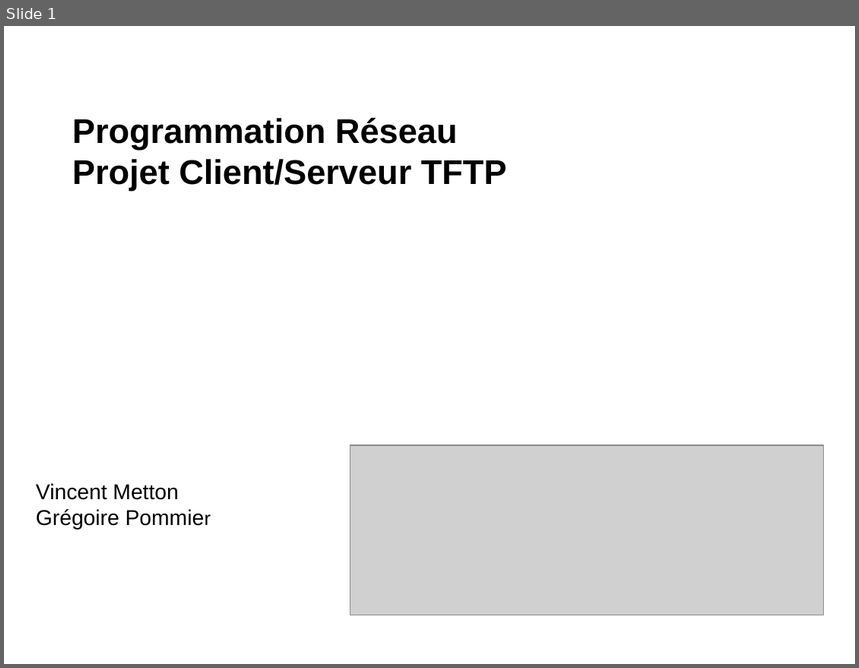
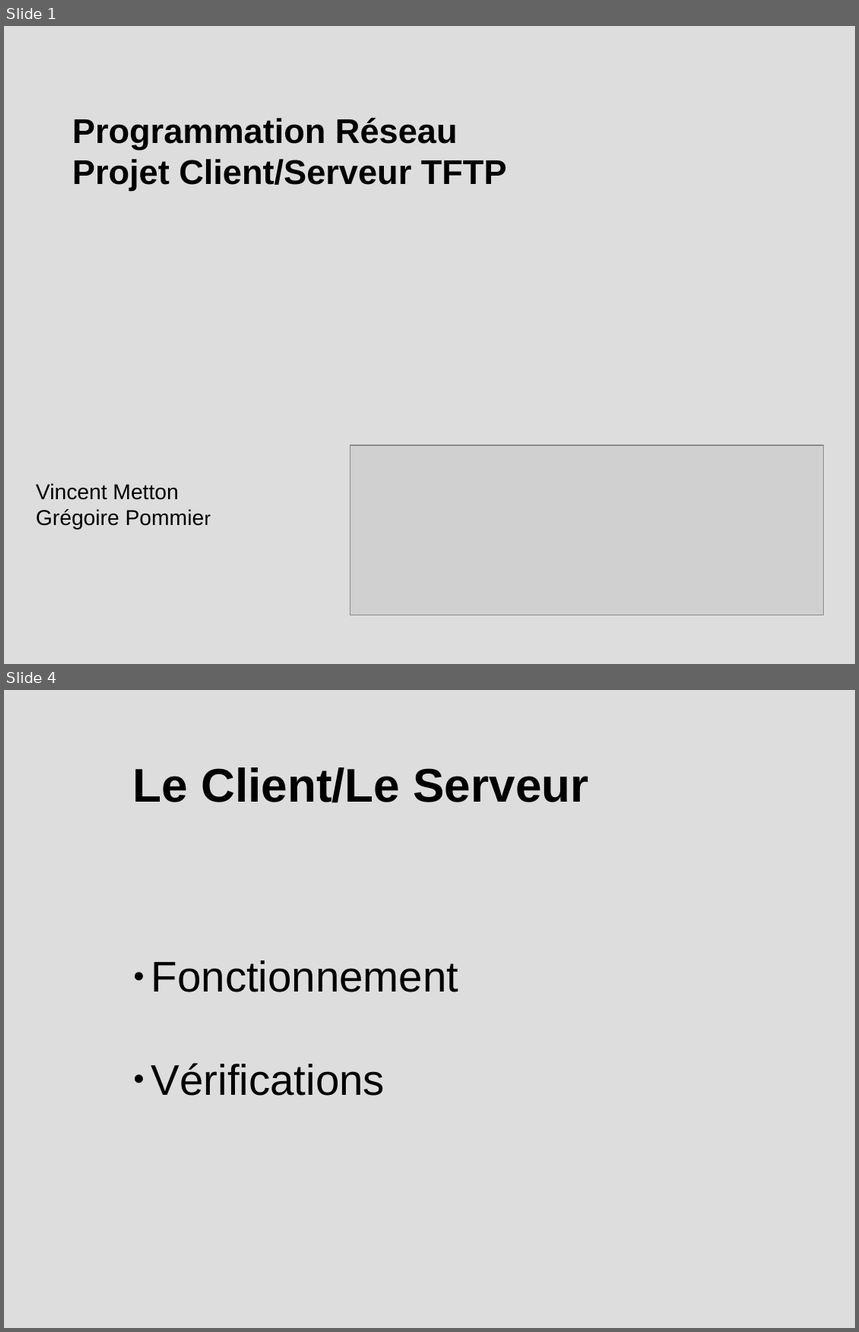
Before and after one commit to DaVinciLord/tftp, a slide deck: presentation.odp. Shown one above the other, each under a label of ours: slide 1 before the commit, slides 1 and 4 after it; the slides between them are not shown. The pictures are 859x668 and 859x1332 pixels, drawn with LibreOffice and Linux fonts; fonts in the diff are those of the drawing; grey boxes stand for pictures. Boxes give left, top, right and bottom in pixels: in the first picture for what was removed or moved away, otherwise in the second. Text is boxed around its words. In the diff, an @@ line names an element or a change of style, - is before the commit and + after.

```diff
--- a/presentation.odp
+++ b/presentation.odp
@@ slide 4 added at (x1=4, y1=690, x2=855, y2=1328), background #DDDDDD @@
@@ text added at (x1=133, y1=768, x2=589, y2=803), 44 pt, text #000000, bold @@
+Le Client/Le Serveur
@@ text added at (x1=151, y1=961, x2=458, y2=1096), 40 pt, text #000000 @@
+● Fonctionnement
+● Vérifications
@@ slide 1 changed as well @@
@@ background #FFFFFF to #DDDDDD @@
```
Also in this commit, not shown: 4 other slides added, 4 slides removed, 12 other files.
